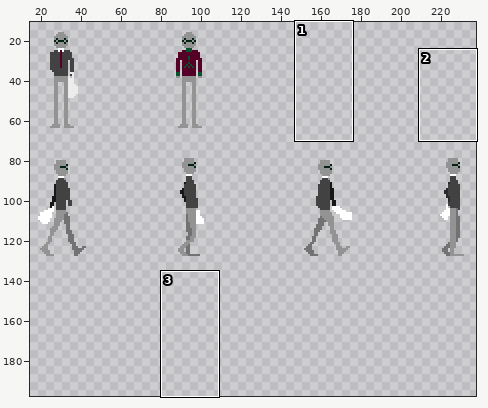
A sprite sheet gets an edit: assets/graphics/michael.png. Above, an overview of the earlier version with the close-up marked.
Close-up. The starting point:
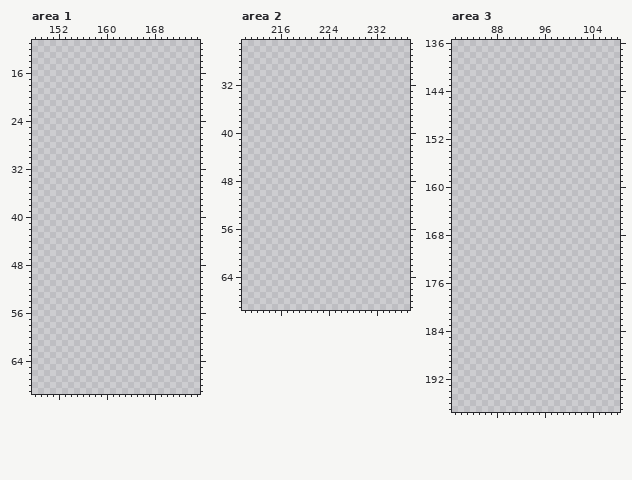
The file is 256x256 pixels. Pixels under 10% opacity are left out. Shown: area 1: x 148..175, y 11..69; area 2: x 210..237, y 25..69; area 3: x 81..108, y 136..197. The wide view leaves out empty margins. The commit also changed other parts of the picture, which this record leaves out.
The same view after the edit:
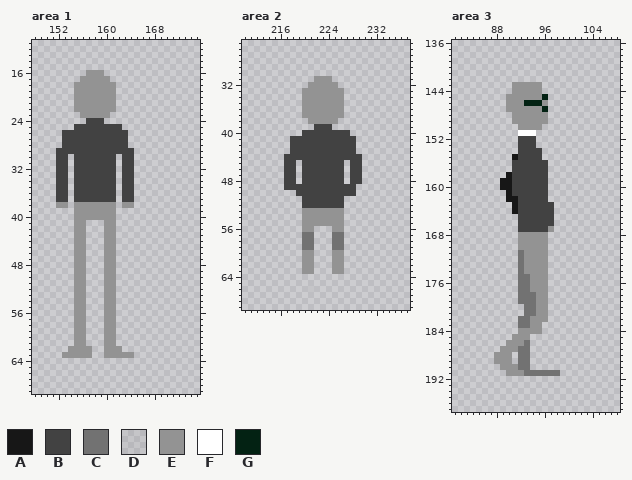
Palette (. is transparent): A #171717  B #424242  C #727272  D #93939323  E #939393  F #ffffff  G #032213
Change:
--- area 1
@@ x 150..166 @@
 15 .................
-16 .................
-17 .................
-18 .................
-19 .................
-20 .................
-21 .................
-22 .................
-23 .................
-24 .................
-25 .................
-26 .................
-27 .................
-28 .................
-29 .................
-30 .................
-31 .................
-32 .................
-33 .................
-34 .................
-35 .................
-36 .................
-37 .................
-38 .................
-39 .................
-40 .................
-41 .................
-42 .................
-43 .................
-44 .................
-45 .................
-46 .................
-47 .................
-48 .................
-49 .................
-50 .................
-51 .................
-52 .................
-53 .................
-54 .................
-55 .................
-56 .................
-57 .................
-58 .................
-59 .................
-60 .................
-61 .................
-62 .................
-63 .................
+16 .......EEE.......
+17 ......EEEEE......
+18 .....EEEEEEE.....
+19 .....EEEEEEE.....
+20 .....EEEEEEE.....
+21 .....EEEEEEE.....
+22 .....EEEEEEE.....
+23 ......EEEEE......
+24 .......BBB.......
+25 .....BBBBBBBB....
+26 ...BBBBBBBBBBB...
+27 ...BBBBBBBBBBB...
+28 ...BBBBBBBBBBB...
+29 ..BBBBBBBBBBBBB..
+30 ..BB.BBBBBBB.BB..
+31 ..BB.BBBBBBB.BB..
+32 ..BB.BBBBBBB.BB..
+33 ..BB.BBBBBBB.BB..
+34 ..BB.BBBBBBB.BB..
+35 ..BB.BBBBBBB.BB..
+36 ..BB.BBBBBBB.BB..
+37 ..BB.BBBBBBB.BB..
+38 ..EE.EEEEEEE.EE..
+39 .....EEEEEEE.....
+40 .....EEEEEEE.....
+41 .....EE...EE.....
+42 .....EE...EE.....
+43 .....EE...EE.....
+44 .....EE...EE.....
+45 .....EE...EE.....
+46 .....EE...EE.....
+47 .....EE...EE.....
+48 .....EE...EE.....
+49 .....EE...EE.....
+50 .....EE...EE.....
+51 .....EE...EE.....
+52 .....EE...EE.....
+53 .....EE...EE.....
+54 .....EE...EE.....
+55 .....EE...EE.....
+56 .....EE...EE.....
+57 .....EE...EE.....
+58 .....EE...EE.....
+59 .....EE...EE.....
+60 .....EE...EE.....
+61 .....EE...EE.....
+62 ....EEEE..EEE....
+63 ...EEEEE..EEEEE..
 64 .................
--- area 2
@@ x 215..231 @@
 30 .................
-31 .................
-32 .................
-33 .................
-34 .................
-35 .................
-36 .................
-37 .................
-38 .................
-39 .................
-40 .................
-41 .................
-42 .................
-43 .................
-44 .................
-45 .................
-46 .................
-47 .................
-48 .................
-49 .................
-50 .................
-51 .................
-52 .................
-53 .................
-54 .................
-55 .................
-56 .................
-57 .................
-58 .................
-59 .................
-60 .................
-61 .................
-62 .................
-63 .................
+31 .......EEE.......
+32 ......EEEEE......
+33 .....EEEEEEE.....
+34 .....EEEEEEE.....
+35 .....EEEEEEE.....
+36 .....EEEEEEE.....
+37 .....EEEEEEE.....
+38 ......EEEEE......
+39 .......BBB.......
+40 .....BBBBBBBB....
+41 ...BBBBBBBBBBB...
+42 ...BBBBBBBBBBB...
+43 ...BBBBBBBBBBB...
+44 ..BBBBBBBBBBBBB..
+45 ..BB.BBBBBBB.BB..
+46 ..BB.BBBBBBB.BB..
+47 ..BB.BBBBBBB.BB..
+48 ..BB.BBBBBBB.BB..
+49 ..BBBBBBBBBBBB...
+50 ....BBBBBBBBBB...
+51 .....BBBBBBB.....
+52 .....BBBBBBB.....
+53 .....EEEEEEE.....
+54 .....EEEEEEE.....
+55 .....EEEEEEE.....
+56 .....EE...EE.....
+57 .....CC...CC.....
+58 .....CC...CC.....
+59 .....CC...CC.....
+60 .....EE...EE.....
+61 .....EE...EE.....
+62 .....EE...EE.....
+63 .....EE...EE.....
 64 .................
 65 .................
-66 .................
+66 ......D..........
 67 .................
--- area 3
@@ x 86..100 @@
 142 ...............
-143 ...............
-144 ...............
-145 ...............
-146 ...............
-147 ...............
-148 ...............
-149 ...............
-150 ...............
-151 ...............
-152 ...............
-153 ...............
-154 ...............
-155 ...............
-156 ...............
-157 ...............
-158 ...............
-159 ...............
-160 ...............
-161 ...............
-162 ...............
-163 ...............
-164 ...............
-165 ...............
-166 ...............
-167 ...............
-168 ...............
-169 ...............
-170 ...............
-171 ...............
-172 ...............
-173 ...............
-174 ...............
-175 ...............
-176 ...............
-177 ...............
-178 ...............
-179 ...............
-180 ...............
-181 ...............
-182 ...............
-183 ...............
-184 ...............
-185 ...............
-186 ...............
-187 ...............
-188 ...............
-189 ...............
-190 ...............
-191 ...............
+143 .....EEEEE.....
+144 .....EEEEE.....
+145 ....EEEEEEG....
+146 ....EEEGGGE....
+147 ....EEEEEEG....
+148 .....EEEEEE....
+149 .....EEEEEE....
+150 ......EEEE.....
+151 ......FFF......
+152 ......BBB......
+153 ......BBB......
+154 ......BBBB.....
+155 .....ABBBB.....
+156 .....BBBBBB....
+157 .....BBBBBB....
+158 ....ABBBBBB....
+159 ...AABBBBBB....
+160 ...AABBBBBB....
+161 ....ABBBBBB....
+162 ....AABBBBB....
+163 .....ABBBBBB...
+164 .....ABBBBBB...
+165 ......BBBBBB...
+166 ......BBBBBB...
+167 ......BBBBBE...
+168 ......EEEEE....
+169 ......EEEEE....
+170 ......EEEEE....
+171 ......CEEEE....
+172 ......CEEEE....
+173 ......CEEEE....
+174 ......CEEEE....
+175 ......CCEEE....
+176 ......CCEEE....
+177 ......CCEEE....
+178 ......CCCEE....
+179 ......CCCEE....
+180 .......CCEE....
+181 .......CCEE....
+182 ......CCEEE....
+183 ......CCEE.....
+184 ......EEEE.....
+185 .....EEE.......
+186 ....EEEC.......
+187 ...EEECC.......
+188 ..EEE.CC.......
+189 ..EEE.CC.......
+190 ...EEECC.......
+191 ....EEECCCCCC..
 192 ...............
